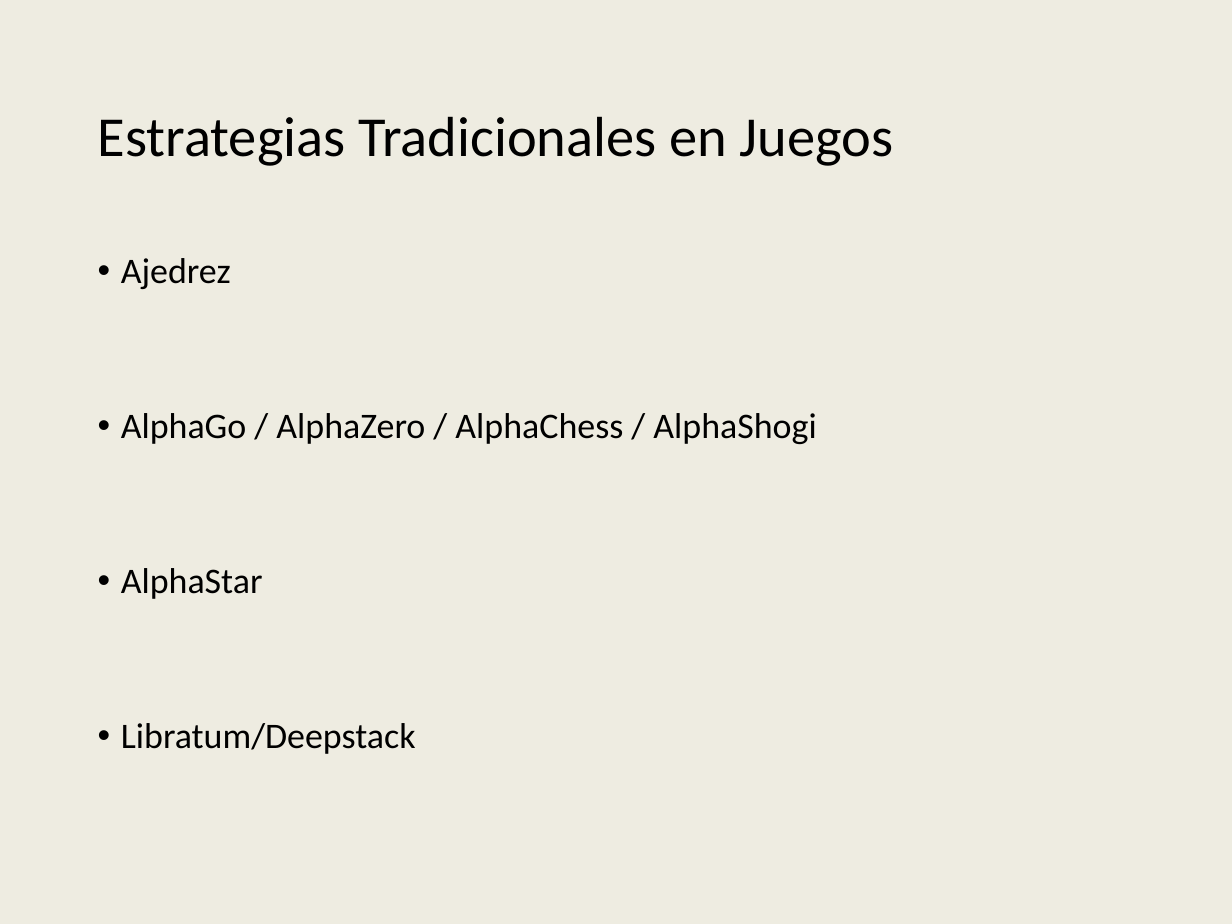
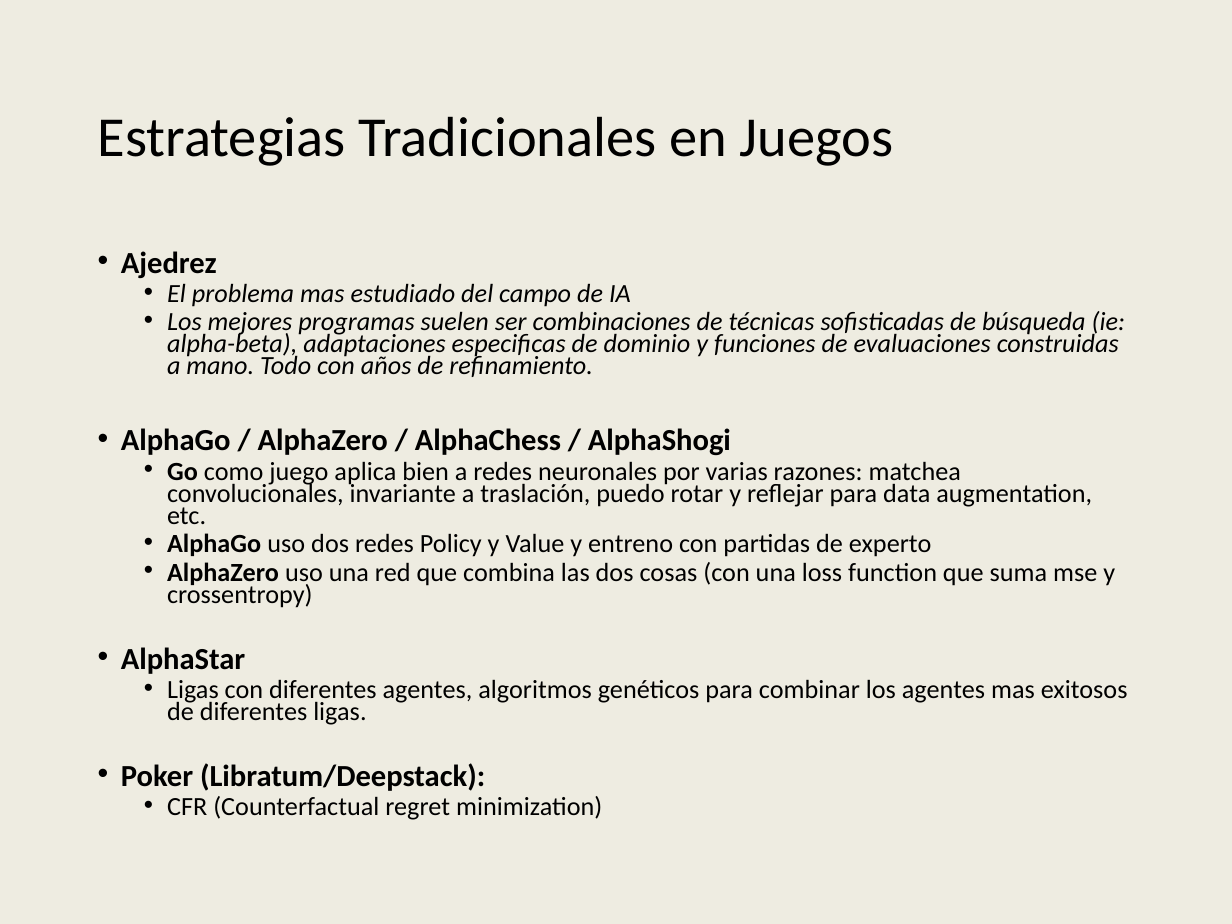
Before and after one commit to AbrojoROU/Truco_DQN, a slide deck: slide 6 of Proyecto IA Digital House v4.pptx. Drawn at 1232x924 pixels with LibreOffice and Linux fonts; fonts in the diff are those of the drawing; background and template pictures are left out. Boxes give left, top, right and bottom in pixels: in the first picture for what was removed or moved away, otherwise in the second. Text is boxed around its words. In the diff, an @@ line names an element or a change of style, - is before the commit and + after.

```diff
--- a/Proyecto IA Digital House v4.pptx
+++ b/Proyecto IA Digital House v4.pptx
@@ text at box(121, 251, 731, 674): size 21 to 17.9 pt, bold on in "Ajedrez", "AlphaGo / AlphaZero / AlphaChess / AlphaShogi", "AlphaStar"; line spacing 0.9 to 0.7 @@
@@ text at box(167, 283, 1126, 377): paragraphs added @@
+  • El problema mas estudiado del campo de IA
+  • Los mejores programas suelen ser combinaciones de técnicas sofisticadas de búsqueda (ie: alpha-beta), adaptaciones especificas de dominio y funciones de evaluaciones construidas a mano. Todo con años de refinamiento.
@@ text at box(167, 461, 1115, 608): paragraphs added @@
+  • Go como juego aplica bien a redes neuronales por varias razones: matchea convolucionales, invariante a traslación, puedo rotar y reflejar para data augmentation, etc.
+  • AlphaGo uso dos redes Policy y Value y entreno con partidas de experto
+  • AlphaZero uso una red que combina las dos cosas (con una loss function que suma mse y crossentropy)
@@ text at box(121, 679, 1128, 820): text changed; size 21 to 15.3 pt @@
-• Libratum/Deepstack
+  • Ligas con diferentes agentes, algoritmos genéticos para combinar los agentes mas exitosos de diferentes ligas.
+• Poker (Libratum/Deepstack):
+  • CFR (Counterfactual regret minimization)
```
Also in this commit, not shown: 2 other slides changed.
